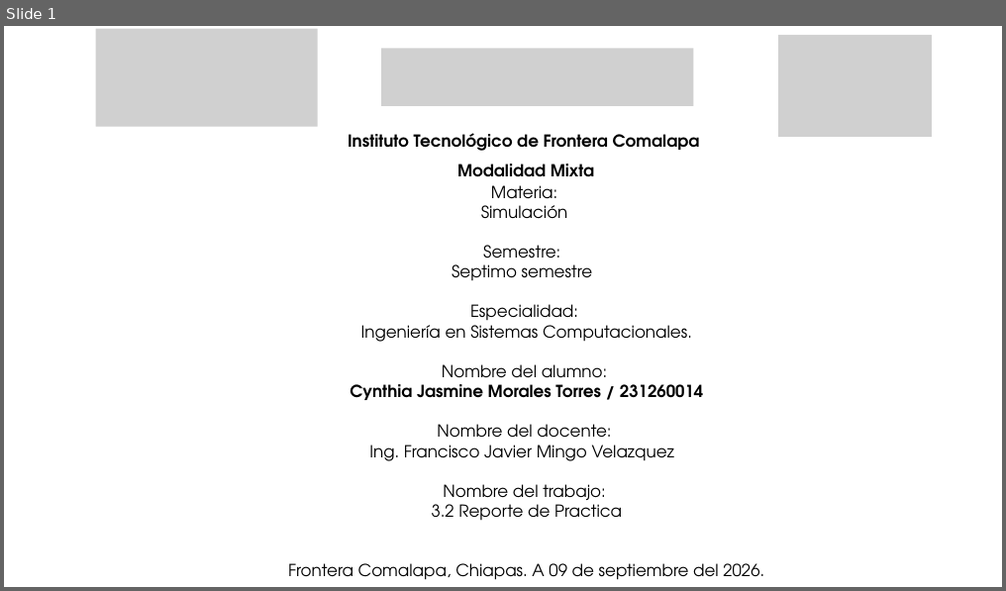
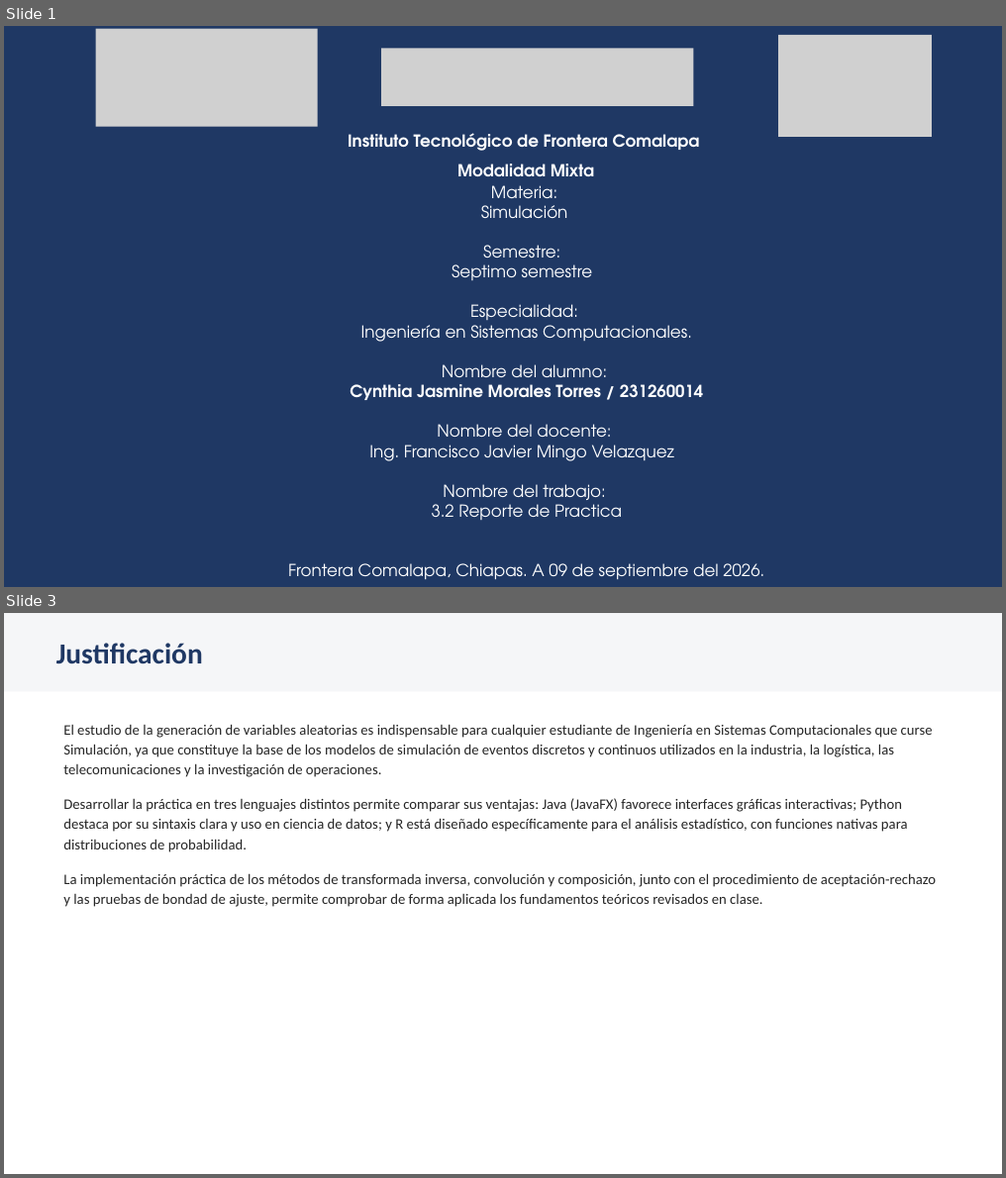
Before and after one commit to Cynthia21Morales/SIMULACION_CynthiaJasmineMT, a slide deck: SIM-Tema-3/Actividad 3.2 Reporte de Practica_CynthiaMorales_SIM_7ISCM.pptx. Shown one above the other, each under a label of ours: slide 1 before the commit, slides 1 and 3 after it; the slides between them are not shown. The pictures are 1006x591 and 1006x1178 pixels, drawn with LibreOffice and Linux fonts; fonts in the diff are those of the drawing; grey boxes stand for pictures. Boxes give left, top, right and bottom in pixels: in the first picture for what was removed or moved away, otherwise in the second. Text is boxed around its words. In the diff, an @@ line names an element or a change of style, - is before the commit and + after.

```diff
--- a/SIM-Tema-3/Actividad 3.2 Reporte de Practica_CynthiaMorales_SIM_7ISCM.pptx
+++ b/SIM-Tema-3/Actividad 3.2 Reporte de Practica_CynthiaMorales_SIM_7ISCM.pptx
@@ slide 3 added at (4,613,1002,1174), background #FFFFFF @@
@@ rectangle added at (4,613,1002,691), fill #F5F6F8 @@
@@ text added at (56,643,203,664), 28 pt, text #1F3864, bold @@
+Justificación
@@ text added at (63,724,936,907), 14 pt, text #262626 @@
+El estudio de la generación de variables aleatorias es indispensable para cualquier estudiante de Ingeniería en Sistemas Computacionales que curse Simulación, ya que constituye la base de los modelos de simulación de eventos discretos y continuos utilizados en la industria, la logística, las telecomunicaciones y la investigación de operaciones.
+Desarrollar la práctica en tres lenguajes distintos permite comparar sus ventajas: Java (JavaFX) favorece interfaces gráficas interactivas; Python destaca por su sintaxis clara y uso en ciencia de datos; y R está diseñado específicamente para el análisis estadístico, con funciones nativas para distribuciones de probabilidad.
+La implementación práctica de los métodos de transformada inversa, convolución y composición, junto con el procedimiento de aceptación-rechazo y las pruebas de bondad de ajuste, permite comprobar de forma aplicada los fundamentos teóricos revisados en clase.
@@ slide 1 changed as well @@
@@ background #FFFFFF to #1F3864 @@
@@ text "Instituto Tecnológico de Frontera Comalapa" at (348,133,700,176): text colour #000000 to #FFFFFF @@
@@ text "Materia:" at (288,185,764,580): text colour #000000 to #FFFFFF @@
```
Also in this commit, not shown: 18 other slides added, 20 slides removed, 1 other file.
